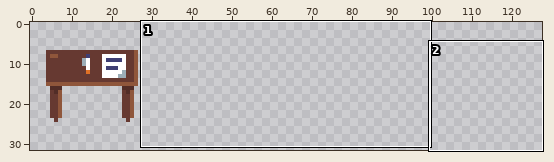
Edited in one commit: sprite sheet (core/assets/textures/actionables.png). Above: a wide view before the commit, with the close-up outlined.
Close-up. Before:
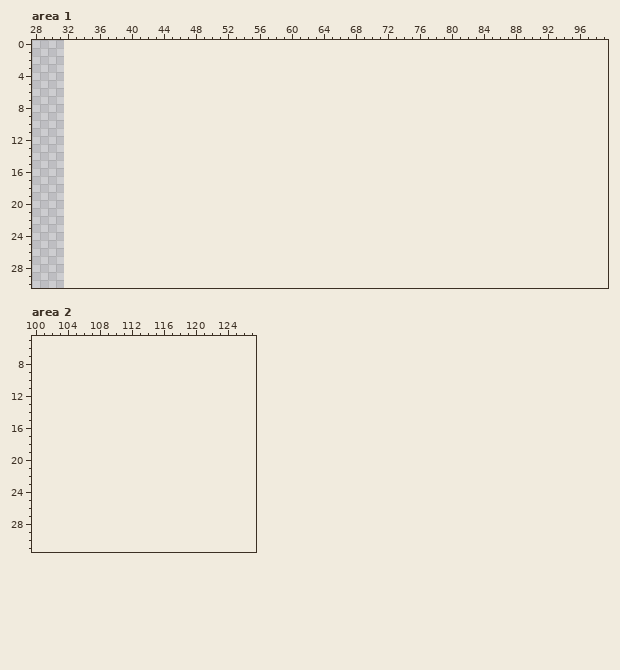
The file is 32x32 pixels. Shown: area 1: x 28..99, y 0..30; area 2: x 100..127, y 5..31. The old version is drawn lined up with the new one, on the new canvas.
Palette (. is transparent): 
The result:
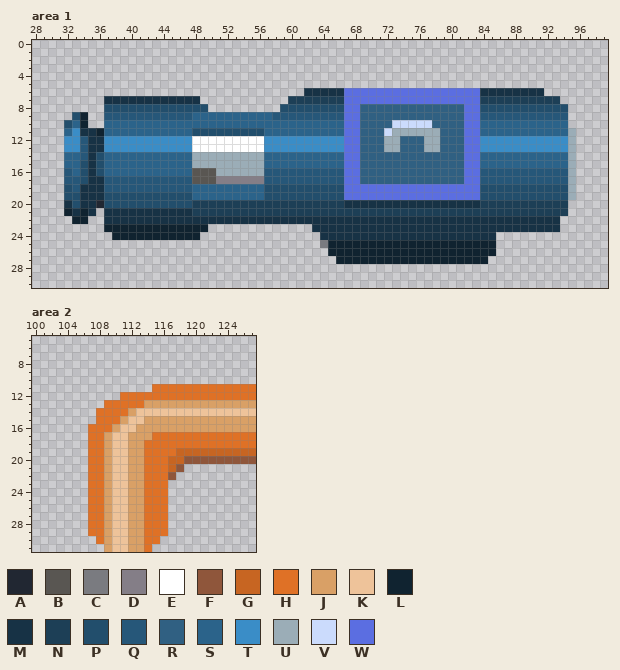
Colours new in this view: A #212732  B #595652  C #7a7b80  D #847e87  E #ffffff  F #8f563b  G #c76522  H #df7126  J #d9a066  K #eec39a  L #102330  M #173245  N #1d3f56  P #224e6c  Q #265779  R #306082  S #2b638a  T #3a8dc7  U #9badb7  V #cbdbfc  W #5b6ee1
Diff:
canvas 32x32 -> 128x32
Changed rows in their new state; - is an unchanged pixel.
Area 1:
first column x 32:
 6 ------------------------------MMMMMWWWWWWWWWWWWWWWWWMMMMMMMM----
 7 -----MMMMMMMMMMMM-----------NNNNNNNWWWWWWWWWWWWWWWWWNNNNNNNNNN--
 8 -----PPPPPPPPPPPPP---------PPPPPPPPWWRRRRRRRRRRRRRWWPPPPPPPPPPP-
 9 -PL--QQQQQQQQQQQSSSSSSSSSSQQQQQQQQQWWRRRRRRRRRRRRRWWQQQQQQQQQQQ-
10 PSL--SSSSSSSSSSSSSSSSSSSSSSSSSSSSSSWWRRRRVVVVVRRRRWWSSSSSSSSSSS-
11 STMMLSSSSSSSSSSSPPPPPPPPPSSSSSSSSSSWWRRRVUUUUUURRRWWSSSSSSSSSSSU
12 TTQMMTTTTTTTTTTTEEEEEEEEETTTTTTTTTTWWRRRUURRRUURRRWWTTTTTTTTTTTU
13 TTQMMTTTTTTTTTTTEEEEEEEEETTTTTTTTTTWWRRRUURRRUURRRWWTTTTTTTTTTTU
14 SSQMPSSSSSSSSSSSUUUUUUUUUSSSSSSSSSSWWRRRRRRRRRRRRRWWSSSSSSSSSSSU
15 SSPMPSSSSSSSSSSSUUUUUUUUUSSSSSSSSSSWWRRRRRRRRRRRRRWWSSSSSSSSSSSU
16 QSPMPSSSSSSSSSSSBBBUUUUUUQQQQQQQQQQWWRRRRRRRRRRRRRWWQQQQQQQQQQQU
17 QQPMMQQQQQQQQQQQBBBDDDDDDQQQQQQQQQQWWRRRRRRRRRRRRRWWQQQQQQQQQQQU
18 PQMMMQQQQQQQQQQQSSSSSSSSSPPPPPPPPPPWWWWWWWWWWWWWWWWWPPPPPPPPPPPU
19 PPMMMPPPPPPPPPPPSSSSSSSSSPPPPPPPPPPWWWWWWWWWWWWWWWWWPPPPPPPPPPPU
20 MPMMAPPPPPPPPPPPNNNNNNNNNNNNNNNNNNNMMMMMMMMMMMMMMMMMNNNNNNNNNNN-
21 LMLM-MMMMMMMMMMMNNNNNNNNNNNNNNNNNNNNNNNNNNNNNNNNNNNNNNNNNNNNNNN-
22 -LL--MMMMMMMMMMMMMMMMMMMMMMMMMMMMMMMMMMMMMMMMMMMMMMMMMMMMMMMMM--
23 -----LLLLLLLLLLLLL-------------MMMMMMMMMMMMMMMMMMMMMMMMMMMMMMM--
24 ------LLLLLLLLLLL---------------MMMMMMMMMMMMMMMMMMMMMM----------
25 --------------------------------CLLLLLLLLLLLLLLLLLLLLL----------
26 ---------------------------------LLLLLLLLLLLLLLLLLLLLL----------
27 ----------------------------------LLLLLLLLLLLLLLLLLLL-----------
Area 2:
first column x 107:
11 --------HHHHHHHHHHHHH
12 ----HHHHHHHHHHHHHHHHH
13 --HHHHHJJJJJJJJJJJJJJ
14 -HHHHJKKKKKKKKKKKKKKK
15 -HHHJKKJJJJJJJJJJJJJJ
16 HHHJKKJJJJJJJJJJJJJJJ
17 HHJKKJJJHHHHHHHHHHHHH
18 HHJKKJJHHHHHHHHHHHHHH
19 HHJKKJJHHHHGGGGGGGGGG
20 HHJKKJJHHHGGFFFFFFFFF
21 HHJKKJJHHHGF---------
22 HHJKKJJHHHF----------
23 HHJKKJJHHH-----------
24 HHJKKJJHHH-----------
25 HHJKKJJHHH-----------
26 HHJKKJJHHH-----------
27 HHJKKJJHHH-----------
28 HHJKKJJHHH-----------
29 HHJKKJJHHH-----------
30 -HJKKJJHH------------
31 --JKKJJH-------------
